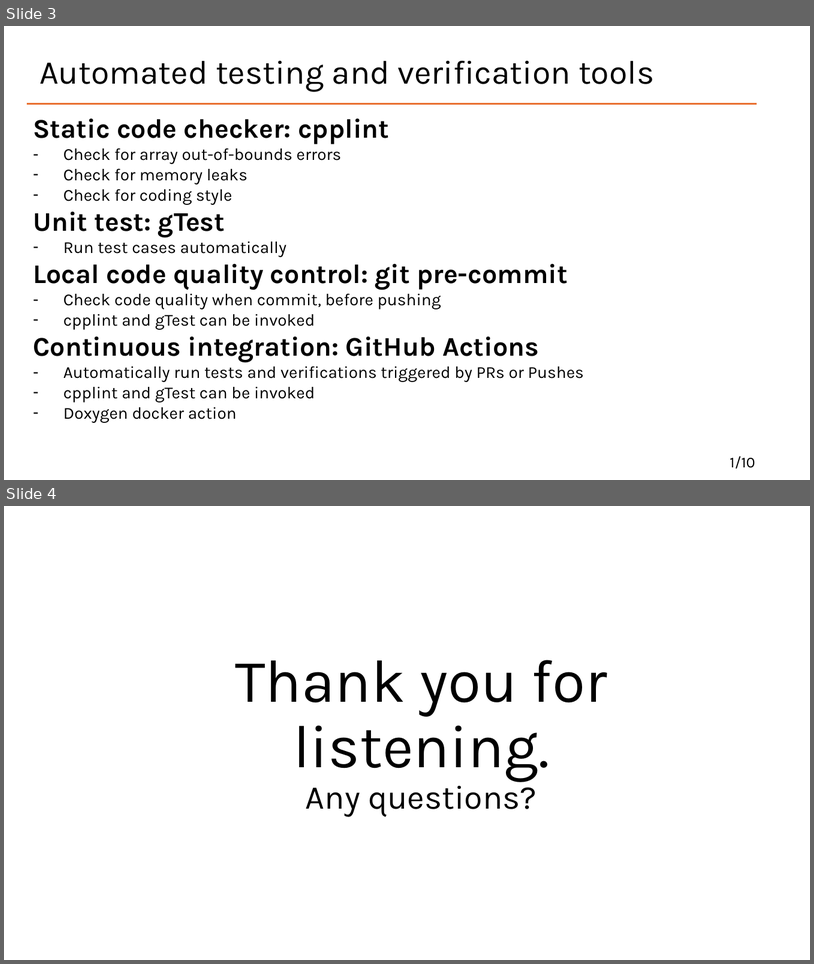
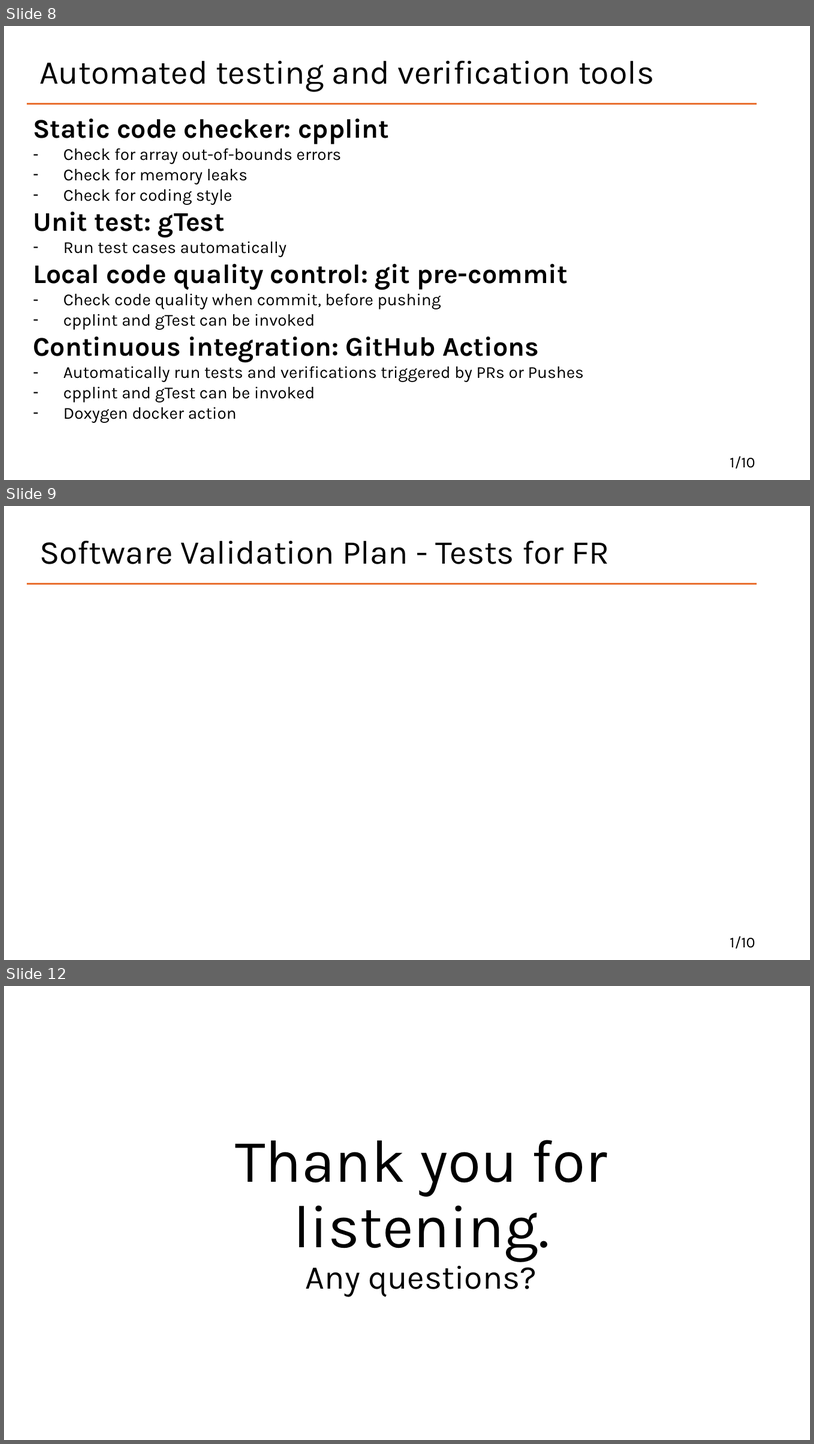
Before and after one commit to Lychee-acaca/CAS741, a slide deck: docs/Presentation/VnV.pptx. Shown one above the other, each under a label of ours: slides 3 and 4 before the commit, slides 8, 9 and 12 after it; the slides between them are not shown. The pictures are 814x964 and 814x1444 pixels, drawn with LibreOffice and Linux fonts; fonts in the diff are those of the drawing. Boxes give left, top, right and bottom in pixels: in the first picture for what was removed or moved away, otherwise in the second. Text is boxed around its words. In the diff, an @@ line names an element or a change of style, - is before the commit and + after.

```diff
--- a/docs/Presentation/VnV.pptx
+++ b/docs/Presentation/VnV.pptx
@@ slide 9 added at (4, 506, 810, 960), background #FFFFFF @@
@@ title added at (39, 541, 610, 564), 39.6 pt, text #000000 @@
+Software Validation Plan - Tests for FR
@@ line added from (27, 583) to (757, 583), #E97132 2 pt @@
@@ text added at (730, 936, 755, 948), 18 pt, text #000000 @@
+1/10
@@ what was slide 3 is now slide 8 @@
@@ what was slide 4 is now slide 12 @@
```
Also in this commit, not shown: 1 slide changed, 7 other slides added.
